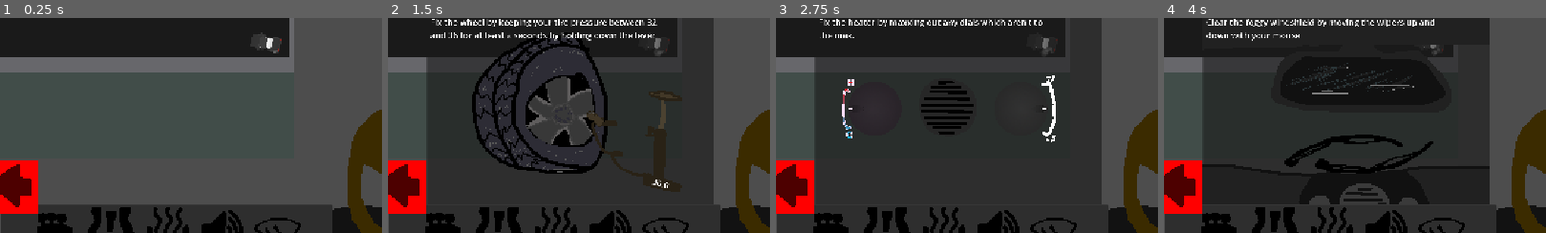
Above: before the commit, frames 1-4 (left to right).
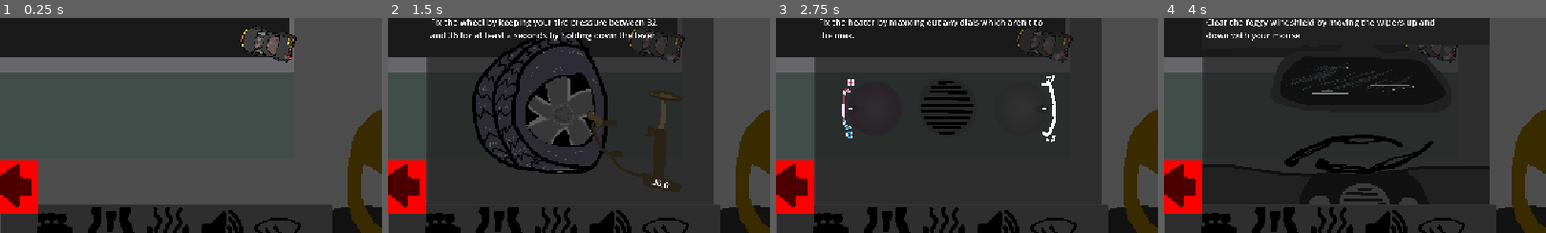
Above: after the commit, the same moments.

Repository: DBorgKiwami/game-jam-2
Game: Godot game, scene res://levels/testlevel.tscn
Same seed, same stepped clock (60 frames per second), same inputs: the game is played once before the commit and once after it. The engine's default icon, where the game draws it, is replaced by a stand-in: a white triangle on a blue panel in a dark square.
Inputs (mouse positions are % of the whole screen's width and height, from its top left):
- Up to frame 1 (0.25 s): no input
- Up to frame 2 (1.5 s): click (22, 94) at 0.5 s; click (30, 94) at 1.25 s
- Up to frame 3 (2.75 s): click (37, 94) at 2 s
- Up to frame 4 (4 s): click (44, 94) at 2.75 s; click (52, 94) at 3.5 s
The pictures show only the part of the screen within x 15-65%, y 44-94%; the shares and areas given below are measured in that part.

The runs differ from the first frame. In frame 1, 1.3% of the frame differs, in the area x 63-78%, y 3-21%; in frame 2, 0.4%; in frame 3, 0.4%; in frame 4, 0.2%.

Commit message:
Updated car visuals

Diff:
--- a/player/playercar.tscn
+++ b/player/playercar.tscn
@@ -1,7 +1,7 @@
 [gd_scene format=3 uid="uid://b3k3orsewelgp"]
 
 [ext_resource type="Script" uid="uid://cqfubgg54yyu5" path="res://player/player.gd" id="1_wwgfg"]
-[ext_resource type="Texture2D" uid="uid://4q1tyunoecpq" path="res://images/car_long_black_12.png" id="2_outkj"]
+[ext_resource type="Texture2D" uid="uid://cwb2cduwyktee" path="res://images/level/car.png" id="2_f76lo"]
 [ext_resource type="Texture2D" uid="uid://c8jc85cs4mntf" path="res://particles/smoke.png" id="3_outkj"]
 [ext_resource type="Texture2D" uid="uid://wu8ay8iah7mp" path="res://particles/square.png" id="4_axjsj"]
 [ext_resource type="AudioStream" uid="uid://dh1erjwcmo50o" path="res://soundeffects/Static.wav" id="5_xxi8n"]
@@ -12,7 +12,7 @@
 [ext_resource type="AudioStream" uid="uid://dok0m8f4g3f0b" path="res://soundeffects/music/song3.mp3" id="10_enaf1"]
 
 [sub_resource type="CircleShape2D" id="CircleShape2D_g4v7s"]
-radius = 28.460499
+radius = 117.388245
 
 [sub_resource type="Gradient" id="Gradient_outkj"]
 colors = PackedColorArray(0.42595553, 0.42595556, 0.42595538, 0.7921569, 1, 1, 1, 0.1764706)
@@ -82,9 +82,11 @@
 
 [node name="Sprite2D" type="Sprite2D" parent="." unique_id=1593473271]
 z_index = 2
-texture = ExtResource("2_outkj")
+scale = Vector2(0.5, 0.5)
+texture = ExtResource("2_f76lo")
 
 [node name="CollisionShape2D" type="CollisionShape2D" parent="." unique_id=25879058]
+position = Vector2(-4, 7)
 shape = SubResource("CircleShape2D_g4v7s")
 
 [node name="Camera2D" type="Camera2D" parent="." unique_id=1415005060]
@@ -93,7 +95,7 @@
 [node name="Particle Effects" type="Node2D" parent="." unique_id=306167694]
 
 [node name="Back Left Tire" type="Node2D" parent="Particle Effects" unique_id=380681674]
-position = Vector2(-33, 60)
+position = Vector2(-44, 122)
 
 [node name="Exhaust Pipe" type="GPUParticles2D" parent="Particle Effects/Back Left Tire" unique_id=1329336729]
 z_index = 3
@@ -105,7 +107,7 @@
 position = Vector2(33, 60)
 
 [node name="Front Left Tire" type="Node2D" parent="Particle Effects" unique_id=1107131385]
-position = Vector2(-33, -25)
+position = Vector2(-66, -50)
 
 [node name="Tire Tracks" type="GPUParticles2D" parent="Particle Effects/Front Left Tire" unique_id=1481430765]
 z_index = 1
@@ -116,7 +118,7 @@
 process_material = SubResource("ParticleProcessMaterial_57qmd")
 
 [node name="Front Right Tire" type="Node2D" parent="Particle Effects" unique_id=646915493]
-position = Vector2(33, -25)
+position = Vector2(66, -44)
 
 [node name="Tire Tracks" type="GPUParticles2D" parent="Particle Effects/Front Right Tire" unique_id=61092071]
 z_index = 1
Binary file added: images/level/car.png
Not shown, added: images/level/car.png.import
